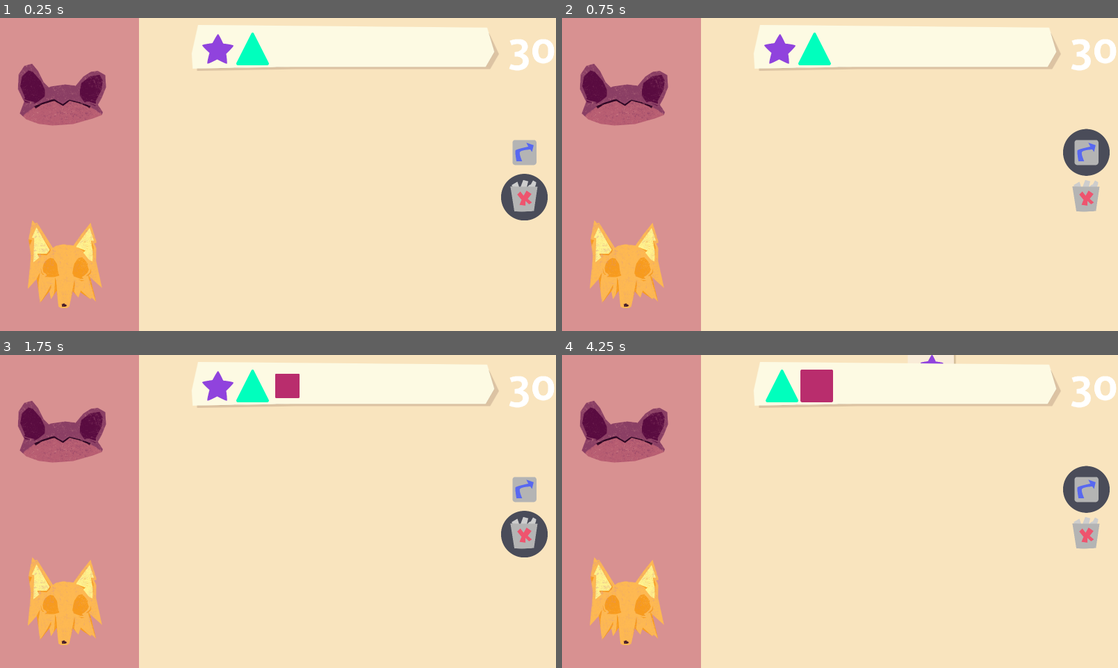
Above: before the commit, frames 1-4 (two rows, left to right).
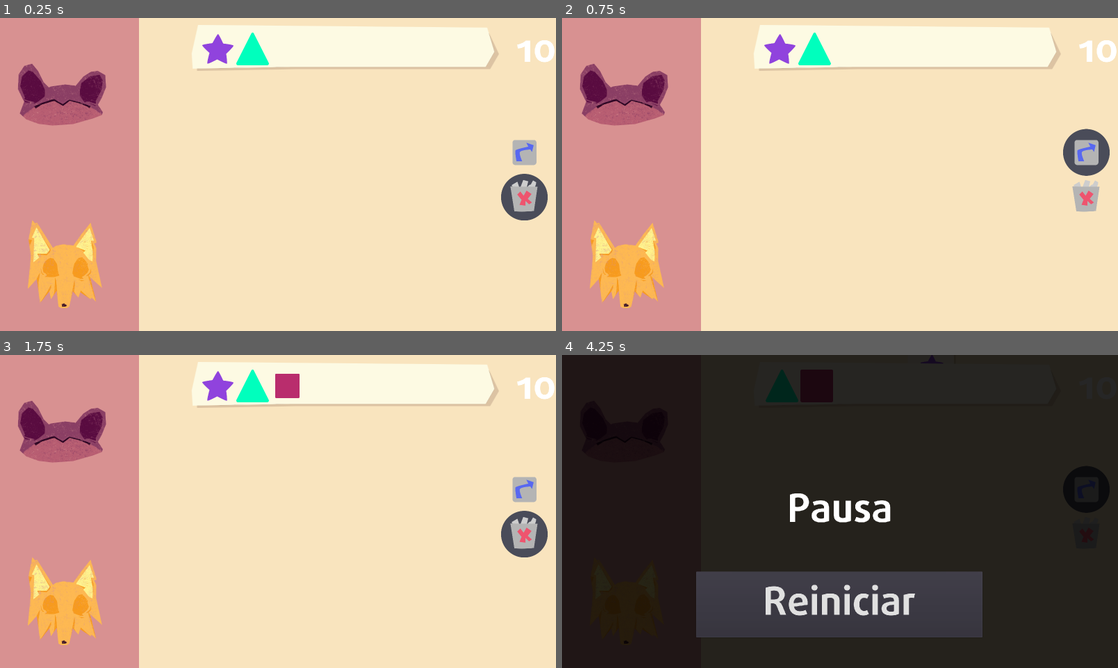
Above: after the commit, the same moments.

Repository: ColchadoM/Paparruchas
Game: Godot game, scene res://Escenas/Ambientes/ZonaJuego.tscn
Same seed, same stepped clock (60 frames per second), same inputs: the game is played once before the commit and once after it. This scene is started directly instead of the project's main scene.
Inputs (mouse positions are in pixels of both pictures, inside the frame that each line leads up to):
- Up to frame 1 (0.25 s): no input
- Up to frame 2 (0.75 s): tap Enter at 0.5 s; move the mouse to (962, 158) at 0.52 s; hold Z (Change) from 0.53 s (still down); click (962, 158) at 0.67 s
- Up to frame 3 (1.75 s): tap Space at 1.25 s; move the mouse to (166, 527) at 1.27 s; release Z (Change) at 1.28 s; tap A (Add) at 1.35 s; click (166, 527) at 1.42 s; tap Z (Change) at 1.55 s
- Up to frame 4 (4.25 s): move the mouse to (895, 442) at 2.02 s; hold Z (Change) 2.03-2.78 s; click (895, 442) at 2.17 s; tap Enter at 2.75 s; move the mouse to (812, 574) at 2.77 s; tap Q (Delete) at 2.85 s; click (812, 574) at 2.92 s; tap Z (Change) at 3.05 s; move the mouse to (1006, 558) at 3.52 s; hold Z (Change) from 3.53 s (still down); click (1006, 558) at 3.67 s; tap P (Pausa) at 4.15 s

The runs differ from the first frame. In frame 1, 0.3% of the frame differs, in the area x 91-100%, y 6-17%; in frame 2, 0.3%; in frame 3, 0.3%; in frame 4, 100%, in the area x 0-100%, y 0-100%.

Commit message:
:sparkles: Pausa y game over

Diff:
--- a/src/Codigos/Globales/Manager.gd
+++ b/src/Codigos/Globales/Manager.gd
@@ -1,23 +1,40 @@
 extends Node
 
-enum EstadoJuego {INACTIVO, EN_JUEGO, JUEGO_TERMINADO}
+enum EstadoJuego {INACTIVO, EN_JUEGO, JUEGO_PERDIDO, JUEGO_TERMINADO}
 # Varialbes del juego
 var estadoJuegoActual = EstadoJuego.INACTIVO
 var enPausa:bool = false
-var empaparruchometro: int = 30;
+var empaparruchometro: int = 10;
 var figurasVerdaderas: Array = [] #{'tipo':valorFigura, 'objeto': figura}
 var eliminandoNoticias: bool = true # si es false esta compartiendo
 
 #signals
 signal s_desempaparruchar
 signal s_empaparruchar
+signal s_terminarNivel
 
 func _ready():
 	pause_mode = PAUSE_MODE_PROCESS
 
 func _input(event):
 	if event.is_action_pressed("Pausa"):
-		get_tree().paused = !get_tree().paused
+		if(get_tree().paused):
+			get_tree().get_root().get_node("ZonaJuego/Pausa").hide()
+			get_tree().paused = false
+		else:
+			get_tree().get_root().get_node("ZonaJuego/Pausa").show()
+			get_tree().paused = true
+
+func _process(delta):
+	if(estadoJuegoActual == EstadoJuego.EN_JUEGO):
+		if(empaparruchometro <= 0):
+			estadoJuegoActual = EstadoJuego.JUEGO_TERMINADO
+			get_tree().get_root().get_node("ZonaJuego/GameOver").show()
+			emit_signal("s_terminarNivel")
+		elif(empaparruchometro >= 20):
+			estadoJuegoActual = EstadoJuego.JUEGO_PERDIDO
+			get_tree().get_root().get_node("ZonaJuego/GameOver").show()
+			emit_signal("s_terminarNivel")
 
 func empaparruchar(cantidad=1):
 	Manager.empaparruchometro += cantidad
--- a/src/Codigos/Locales/Habitats/AccionesJuego.gd
+++ b/src/Codigos/Locales/Habitats/AccionesJuego.gd
@@ -7,7 +7,6 @@
 
 func _input(event):
 	if event.is_action_pressed("Change"):
-		print("holaaaa")
 		Manager.eliminandoNoticias = !Manager.eliminandoNoticias
 
 		if(Manager.eliminandoNoticias):
--- a/src/Codigos/Locales/Habitats/VentanaWikis.gd
+++ b/src/Codigos/Locales/Habitats/VentanaWikis.gd
@@ -31,6 +31,9 @@
 
 
 func _ready():
+	#Conectar las signals
+	Manager.connect("s_terminarNivel",self, "closeAnimation")
+
 	var figures_data = {
 	Constants.FIGURA.Triangulo: load("res://Codigos/Locales/Objetos/Triangulo.tres"),
 	Constants.FIGURA.Cuadro: load("res://Codigos/Locales/Objetos/Cuadro.tres"),
--- a/src/Codigos/Locales/Objetos/TestText.gd
+++ b/src/Codigos/Locales/Objetos/TestText.gd
@@ -1,9 +1,8 @@
 extends Label
 
 func _ready():
-	var managerNode = get_tree().get_root().find_node("Manager", true,false)
-	managerNode.connect("s_desempaparruchar",self, "updateText")
-	managerNode.connect("s_empaparruchar",self, "updateText")
+	Manager.connect("s_desempaparruchar",self, "updateText")
+	Manager.connect("s_empaparruchar",self, "updateText")
 	text = String(Manager.empaparruchometro)
 
 func updateText():
--- a/src/Escenas/Ambientes/ZonaJuego.tscn
+++ b/src/Escenas/Ambientes/ZonaJuego.tscn
@@ -76,12 +76,69 @@
 anchor_top = 0.5
 anchor_right = 0.5
 anchor_bottom = 0.5
-margin_left = -575.5
-margin_top = -152.5
-margin_right = 575.5
-margin_bottom = 152.5
+margin_left = -525.0
+margin_top = -137.0
+margin_right = 525.0
+margin_bottom = 137.0
 custom_fonts/font = ExtResource( 5 )
 text = "Fin del Juego"
 __meta__ = {
 "_edit_use_anchors_": false
 }
+
+[node name="Button" type="Button" parent="GameOver/ColorRect"]
+anchor_left = 0.5
+anchor_top = 1.0
+anchor_right = 0.5
+anchor_bottom = 1.0
+margin_left = -661.52
+margin_top = -443.111
+margin_right = 656.48
+margin_bottom = -141.111
+custom_fonts/font = ExtResource( 5 )
+text = "Siguiente nivel"
+
+[node name="Pausa" type="Control" parent="."]
+visible = false
+anchor_right = 1.0
+anchor_bottom = 1.0
+theme = SubResource( 1 )
+__meta__ = {
+"_edit_use_anchors_": false
+}
+
+[node name="ColorRect" type="ColorRect" parent="Pausa"]
+anchor_right = 1.0
+anchor_bottom = 1.0
+color = Color( 0, 0, 0, 0.85098 )
+__meta__ = {
+"_edit_use_anchors_": false
+}
+
+[node name="Label" type="Label" parent="Pausa/ColorRect"]
+anchor_left = 0.5
+anchor_top = 0.5
+anchor_right = 0.5
+anchor_bottom = 0.5
+margin_left = -525.0
+margin_top = -137.0
+margin_right = 525.0
+margin_bottom = 137.0
+custom_fonts/font = ExtResource( 5 )
+text = "Pausa"
+align = 1
+__meta__ = {
+"_edit_use_anchors_": false
+}
+
+[node name="Button" type="Button" parent="Pausa/ColorRect"]
+anchor_left = 0.5
+anchor_top = 1.0
+anchor_right = 0.5
+anchor_bottom = 1.0
+margin_left = -661.52
+margin_top = -443.111
+margin_right = 656.48
+margin_bottom = -141.111
+custom_fonts/font = ExtResource( 5 )
+text = "Reiniciar"
--- a/src/Recursos/Textos/Fuentes/Bebas.tres
+++ b/src/Recursos/Textos/Fuentes/Bebas.tres
@@ -4,5 +4,5 @@
 font_path = "res://Recursos/Textos/Fuentes/DaxlinePro-Bold.otf"
 
 [resource]
-size = 200
+size = 180
 font_data = SubResource( 1 )
